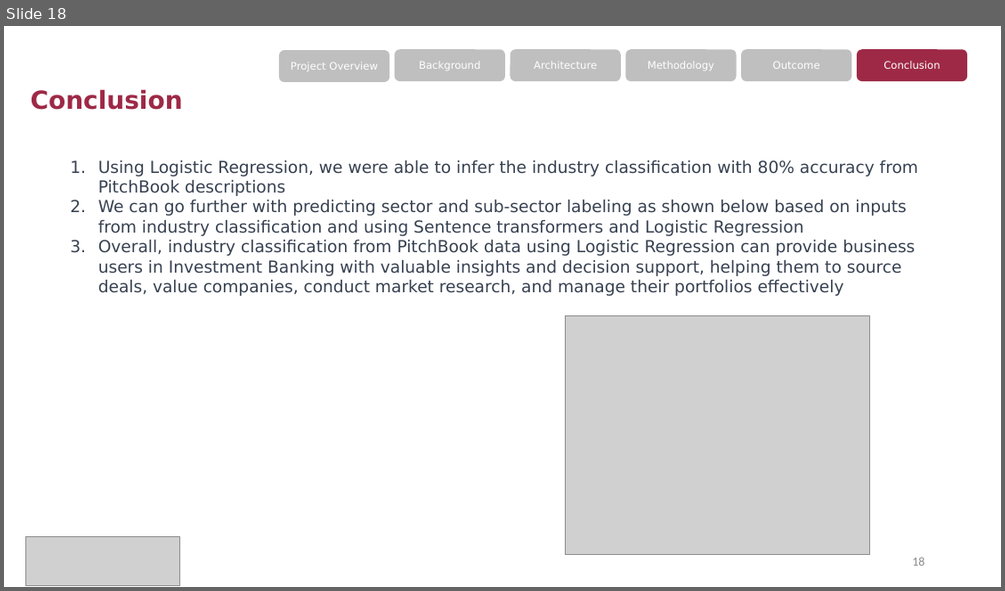
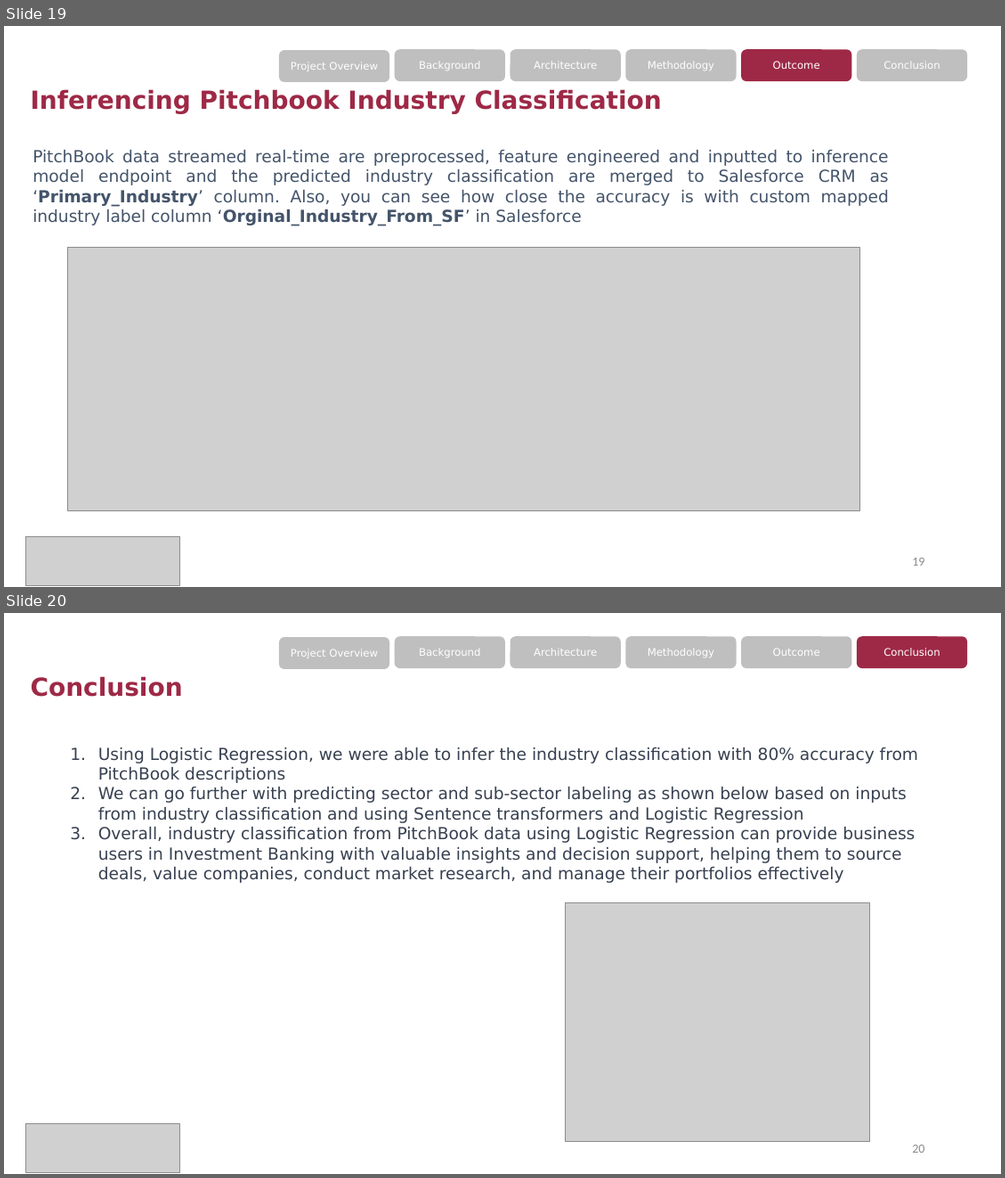
Before and after one commit to zqw86713/MSCA_31008_0N01_Winter_2023_Data_Mining_Principles, a slide deck: Final_project/MScA_31008_Final_Project_Presentation - Pitchbook Industry Classification.pptx. Shown one above the other, each under a label of ours: slide 18 before the commit, slides 19 and 20 after it. The pictures are 1005x591 and 1005x1178 pixels, drawn with LibreOffice and Linux fonts; fonts in the diff are those of the drawing; grey boxes stand for pictures. Boxes give left, top, right and bottom in pixels: in the first picture for what was removed or moved away, otherwise in the second. Text is boxed around its words. In the diff, an @@ line names an element or a change of style, - is before the commit and + after.

```diff
--- a/Final_project/MScA_31008_Final_Project_Presentation - Pitchbook Industry Classification.pptx
+++ b/Final_project/MScA_31008_Final_Project_Presentation - Pitchbook Industry Classification.pptx
@@ slide 19 added at (4,26,1001,587), background #FFFFFF @@
@@ rounded rectangle added at (279,50,390,82), fill #BFBFBF, 10 pt, text #FFFFFF @@
+Project Overview
@@ rounded rectangle added at (395,49,505,81), fill #BFBFBF, 10 pt, text #FFFFFF @@
+Background
@@ rounded rectangle added at (510,49,621,81), fill #BFBFBF, 10 pt, text #FFFFFF @@
+Architecture
@@ rounded rectangle added at (625,49,736,81), fill #BFBFBF, 10 pt, text #FFFFFF @@
+Methodology
@@ rounded rectangle added at (741,49,852,81), fill #9E2946, 10 pt, text #FFFFFF @@
+Outcome
@@ rounded rectangle added at (857,49,967,81), fill #BFBFBF, 10 pt, text #FFFFFF @@
+Conclusion
@@ title added at (31,89,662,114), 24 pt, text #9E2946, bold @@
+  Inferencing Pitchbook Industry Classification
@@ text added at (32,150,889,226), 16 pt, text #44546A @@
+PitchBook data streamed real-time are preprocessed, feature engineered and inputted to inference model endpoint and the predicted industry classification are merged to Salesforce CRM as ‘Primary_Industry’ column. Also, you can see how close the accuracy is with custom mapped industry label column ‘Orginal_Industry_From_SF’ in Salesforce
@@ picture added at (67,248,860,510) @@
@@ picture added at (25,536,179,585) @@
@@ page number added at (912,557,924,565), 12 pt, text #8C8C8C @@
+19
@@ what was slide 18 is now slide 20 @@
@@ page number at (912,1144,924,1152): text changed @@
-18
+20
```
Also in this commit, not shown: 2 slides changed, 1 other slide added.
